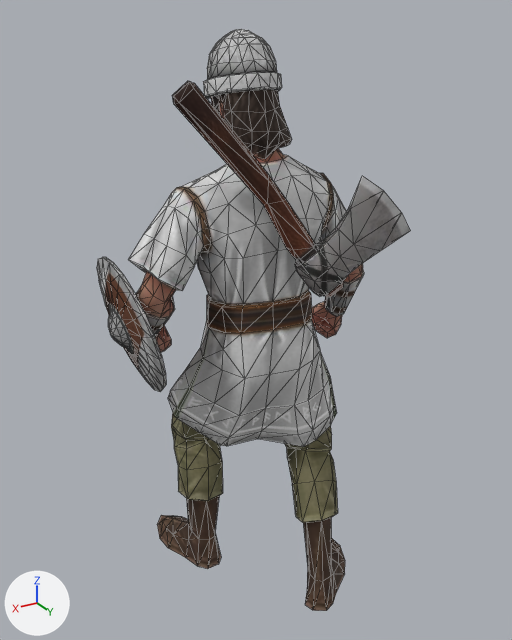
Before and after pictures for a commit that changed the glTF model public/assets/unit-models/15-throwingaxeman.glb.
Before and after are seen from a 50 mm lens placed at (1.2, 2.03, 2.12), pointed at (-0.03, -0.02, 1.1). The lights are fixed; the arrows at lower left show +X, +Y and +Z. The older version comes first. Mesh edges are drawn as thin lines. Vertices at exactly the same position are counted once.

The scene before the commit, as lines of its bpy script (objects in view):
```python
me_mesh_0 = bpy.data.meshes.new('Mesh_0')
me_mesh_0.from_pydata(...)  # 1217 vertices, 2356 faces; spans x -0.47..0.5, y -0.41..0.38, z 0.0..2.08
# faces by material slot: [1734, 232, 150, 240]
me_mesh_0.materials.append(mat_material_0)  # picture img_image_0
me_mesh_0.materials.append(mat_material_1)  # picture img_image_1
me_mesh_0.materials.append(mat_material_2)  # picture img_image_2
me_mesh_0.materials.append(mat_material_3)  # picture img_image_3
ob_mesh_0 = bpy.data.objects.new('Mesh_0', me_mesh_0)
ob_mesh_0.location = (0.0, 0.0, 0.0)
```
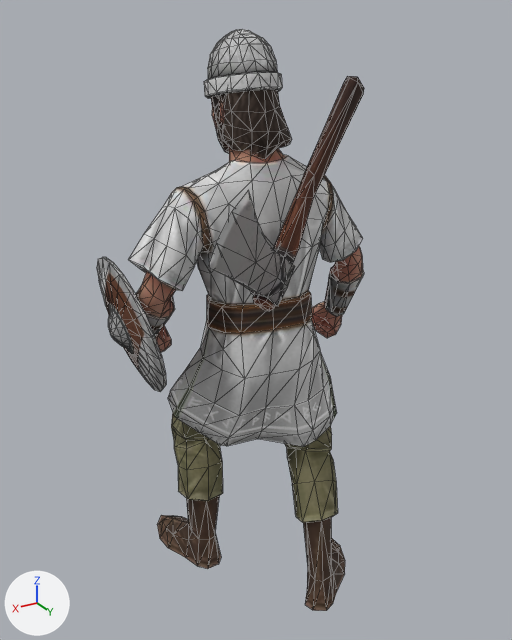
The edits, one by one:
me_mesh_0 has 1217 vertices, 2356 faces and spans x -0.47..0.5, y -0.41..0.38, z 0.0..2.08.
me_mesh_0 is used by ob_mesh_0; location (0.0, 0.0, 0.0).
me_mesh_0 part 1: the loose piece of 40 vertices spanning x -0.39..-0.02, y 0.21..0.36, z 1.28..1.66 is multiplied about its middle by the matrix ((-0.772, 0.635, -0.024), (-0.634, -0.773, -0.028), (-0.037, -0.006, 0.999)), then moved by (0.38, 0.03, 0.01).
me_mesh_0 part 2: the loose piece of 39 vertices spanning x -0.18..0.33, y 0.1..0.31, z 1.27..1.95 is multiplied about its middle by the matrix ((-0.772, 0.635, -0.024), (-0.634, -0.773, -0.028), (-0.037, -0.006, 0.999)), then moved by (-0.18, -0.01, 0.0).

Boxes (x1, y1, x2, y2) around the edits, measured in the pictures (512 x 640 px; the box of a moved part takes in the faces that stretch with it):
'Mesh_0', reshaped (15% narrower): before (97, 29, 410, 611); after (97, 29, 364, 611)
part 1 of me_mesh_0, moved or reshaped: before (295, 176, 410, 296); after (208, 190, 295, 306)
part 2 of me_mesh_0, moved or reshaped: before (172, 81, 343, 297); after (253, 76, 364, 311)
